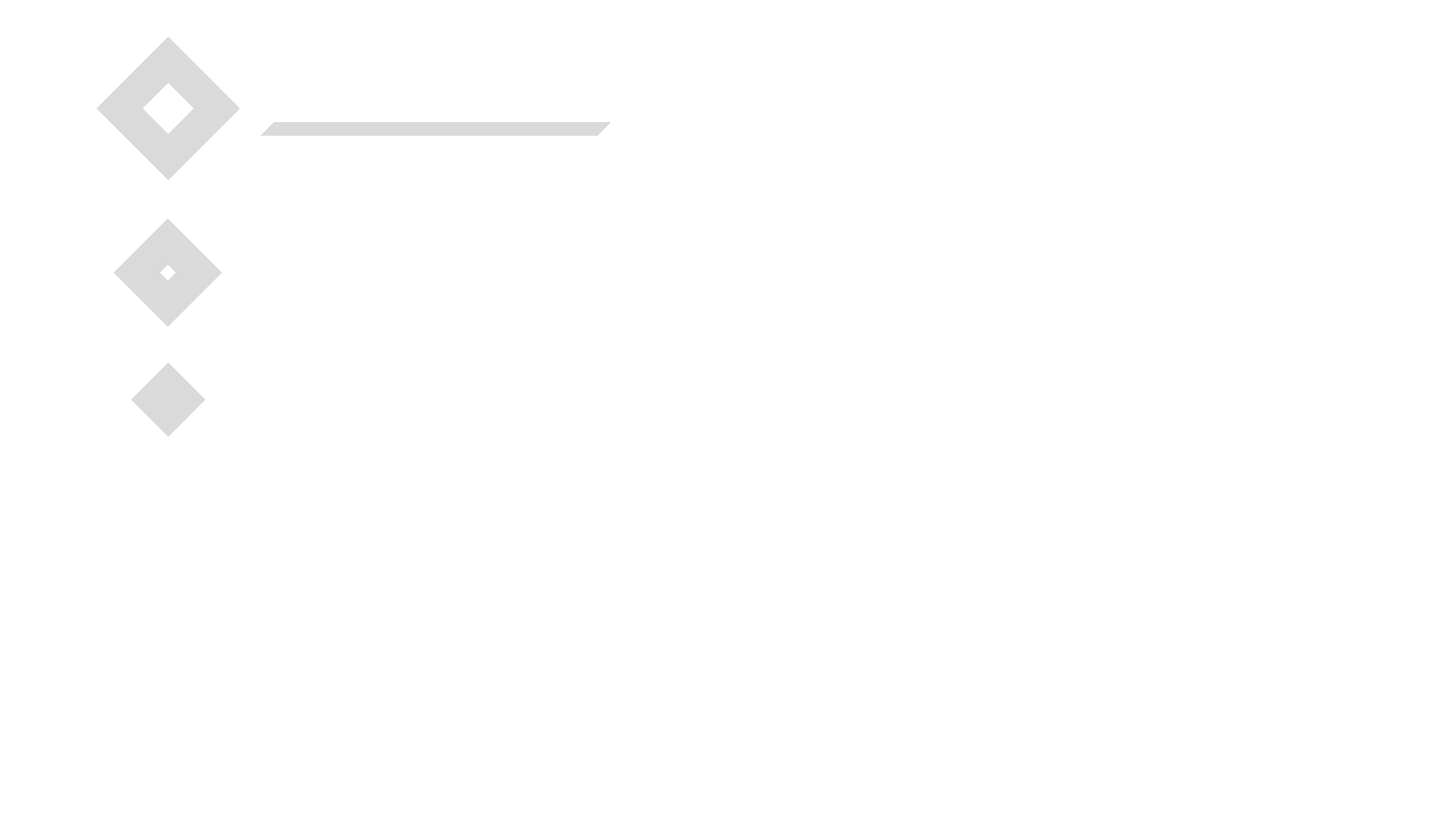
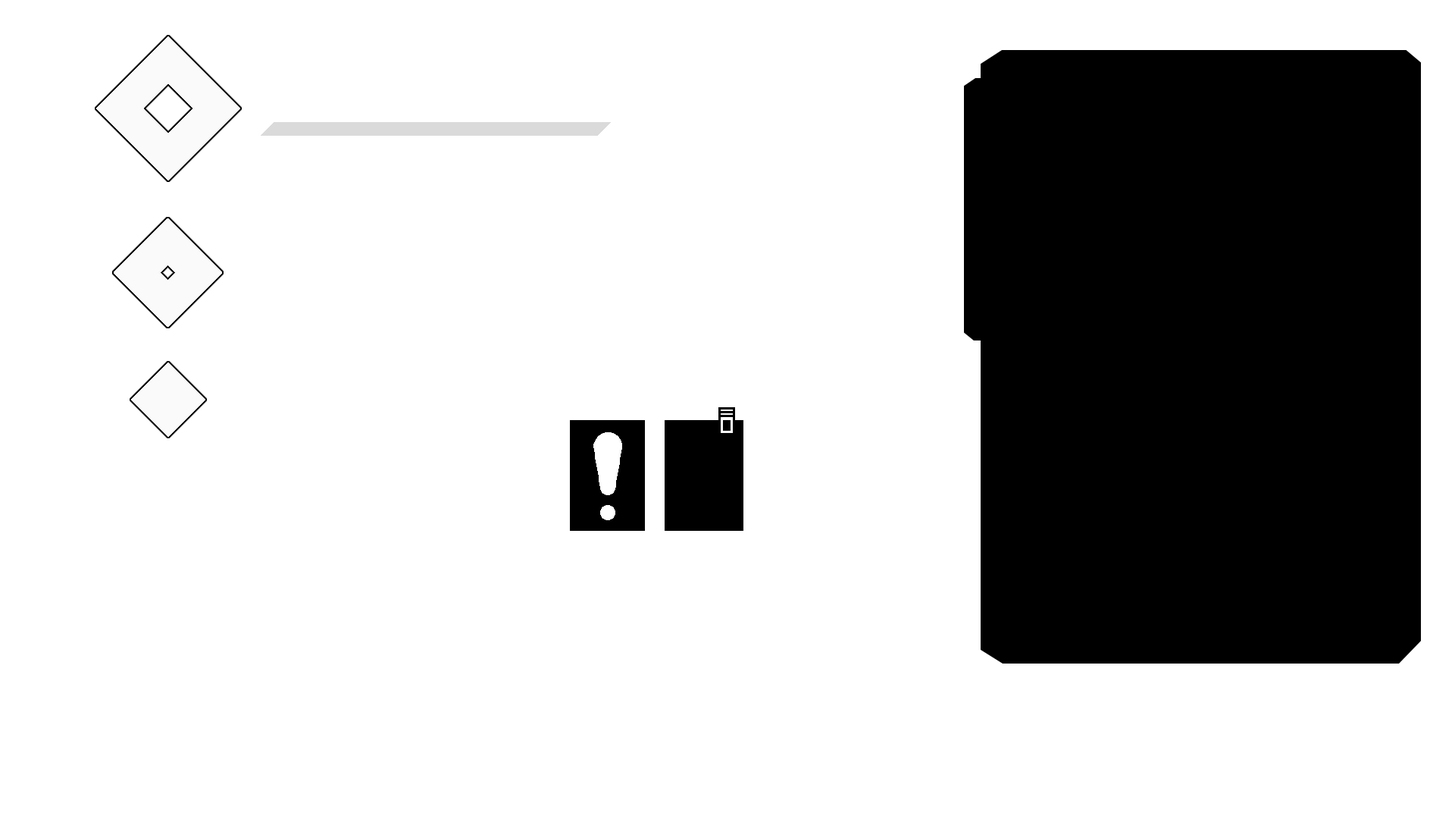
Comparing the layer stacks of the two 1455x819 images. Changes:
added layer "Calque 2" above "Rectangle 5" over bbox(570, 419, 646, 531)
added layer "Rectangle 5" above "Rectangle 4" over bbox(664, 407, 744, 531)
added layer "Rectangle 4" above "Rectangle 1 copie" over bbox(964, 50, 1422, 664)
painted on "Rectangle 1 copie", unmasked it over bbox(131, 362, 206, 437)
painted on "Rectangle 1 copie 2", unmasked it over bbox(113, 218, 223, 327)
painted on "Rectangle 1", unmasked it over bbox(96, 36, 241, 181)
